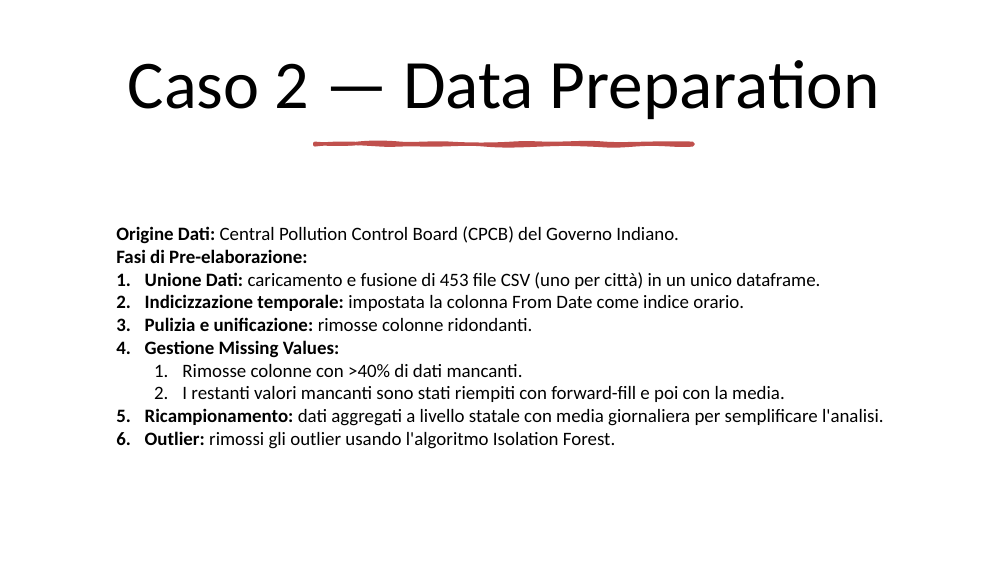
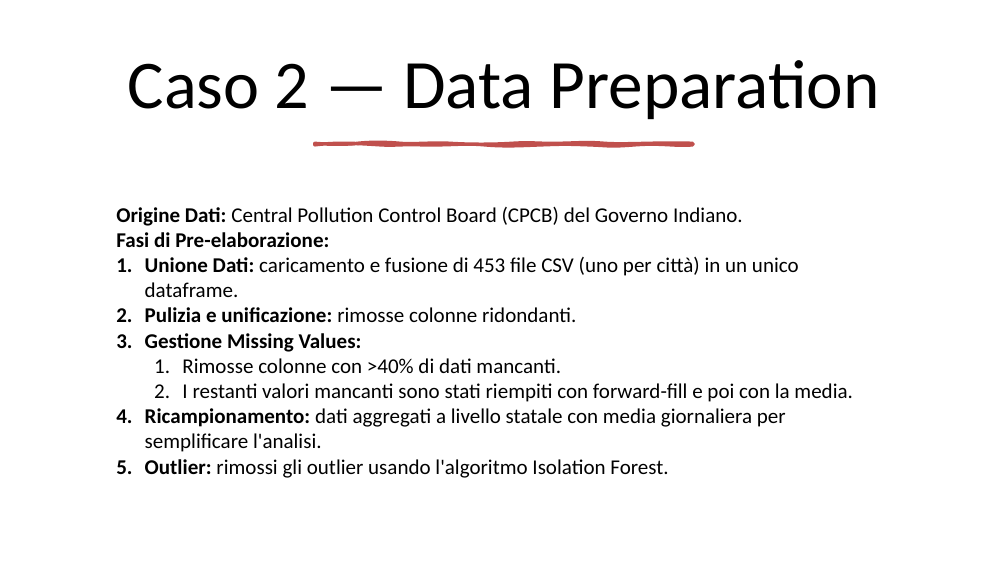
Before and after one commit to mtomas03/Thesis_Paper, a slide deck: slide 19 of Presentation.pptx (slide 35 before the commit). Drawn at 1008x567 pixels with LibreOffice and Linux fonts; fonts in the diff are those of the drawing. Boxes give left, top, right and bottom in pixels: in the first picture for what was removed or moved away, otherwise in the second. Text is boxed around its words. In the diff, an @@ line names an element or a change of style, - is before the commit and + after.

```diff
--- a/Presentation.pptx
+++ b/Presentation.pptx
@@ text "Origine Dati: Central Pollution Control ...": place and size @@
-text "Origine Dati: Central Pollution Control ..." at bbox=[116, 226, 884, 449]
+text "Origine Dati: Central Pollution Control ..." at bbox=[116, 207, 852, 478]
@@ text "Origine Dati: Central Pollution Control ..." at bbox=[116, 207, 852, 478]: size 18 to 20 pt @@
@@ text at bbox=[145, 294, 744, 311]: paragraph removed @@
-2. Indicizzazione temporale: impostata la colonna From Date come indice orario.
```
Also in this commit, not shown: 13 other slides changed, 17 slides removed.
